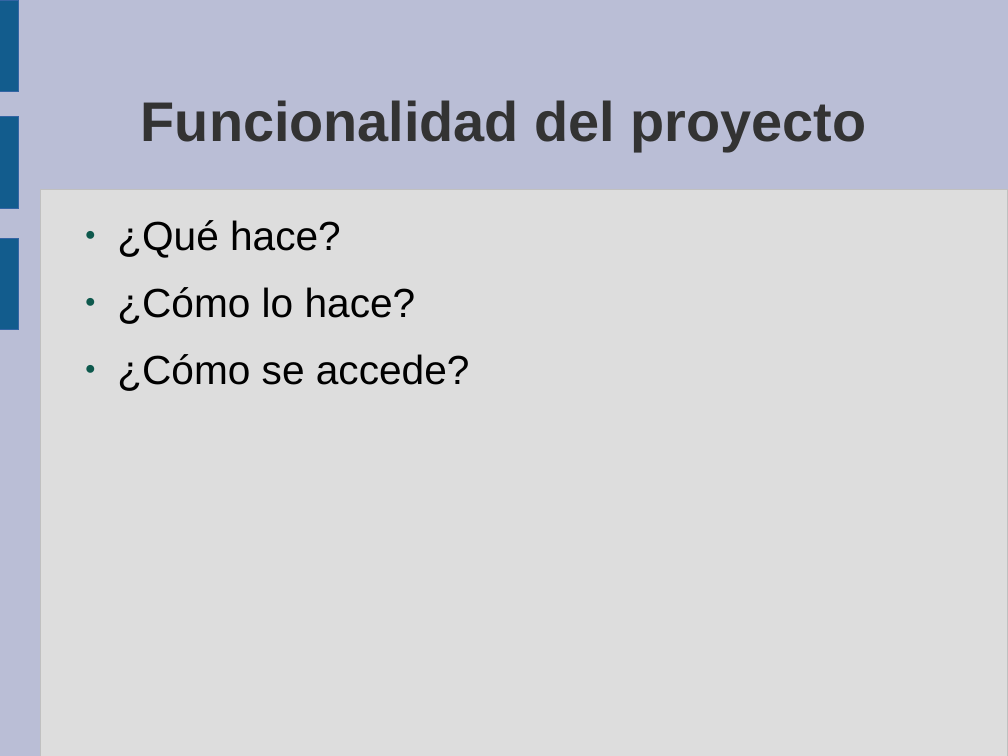
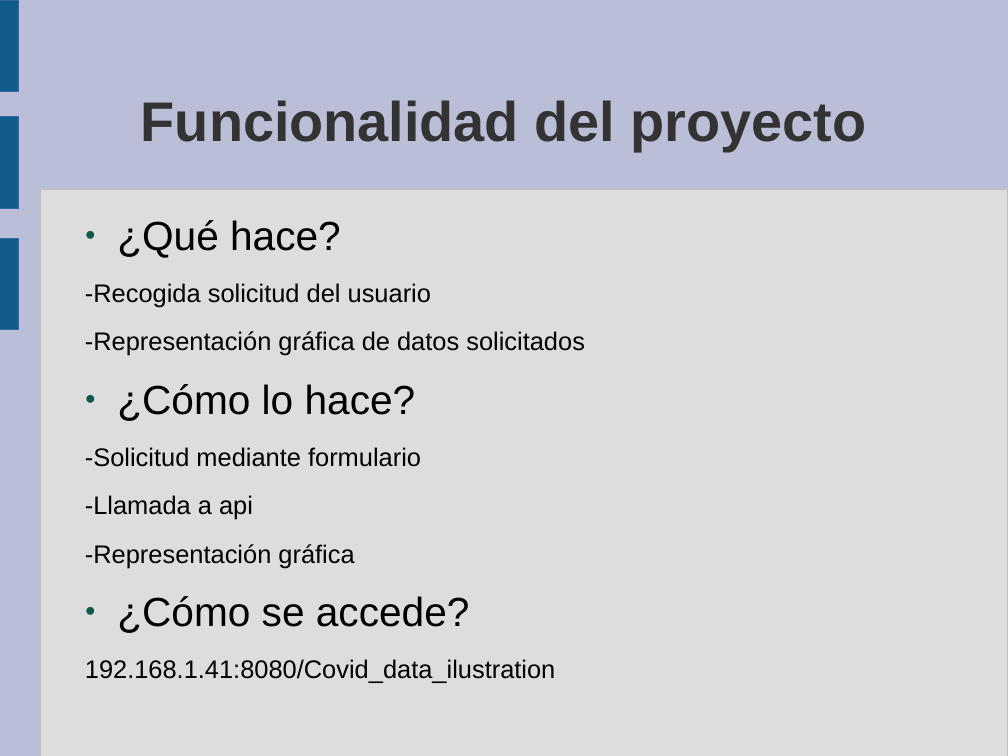
Before and after one commit to silva93x/PI_CovidDataIlustration, a slide deck: slide 4 of Documents/presentacion.odp (slide 3 before the commit). Drawn at 1008x756 pixels with LibreOffice and Linux fonts; fonts in the diff are those of the drawing. Boxes give left, top, right and bottom in pixels: in the first picture for what was removed or moved away, otherwise in the second. Text is boxed around its words. In the diff, an @@ line names an element or a change of style, - is before the commit and + after.

```diff
--- a/Documents/presentacion.odp
+++ b/Documents/presentacion.odp
@@ text at box(85, 283, 585, 356): paragraphs added @@
+-Recogida solicitud del usuario
+-Representación gráfica de datos solicitados
@@ text at box(85, 447, 421, 568): paragraphs added @@
+-Solicitud mediante formulario
+-Llamada a api
+-Representación gráfica
@@ text at box(85, 659, 555, 683): paragraph added @@
+192.168.1.41:8080/Covid_data_ilustration
```
Also in this commit, not shown: 4 other slides changed, 1 slide added, 4 other files.
